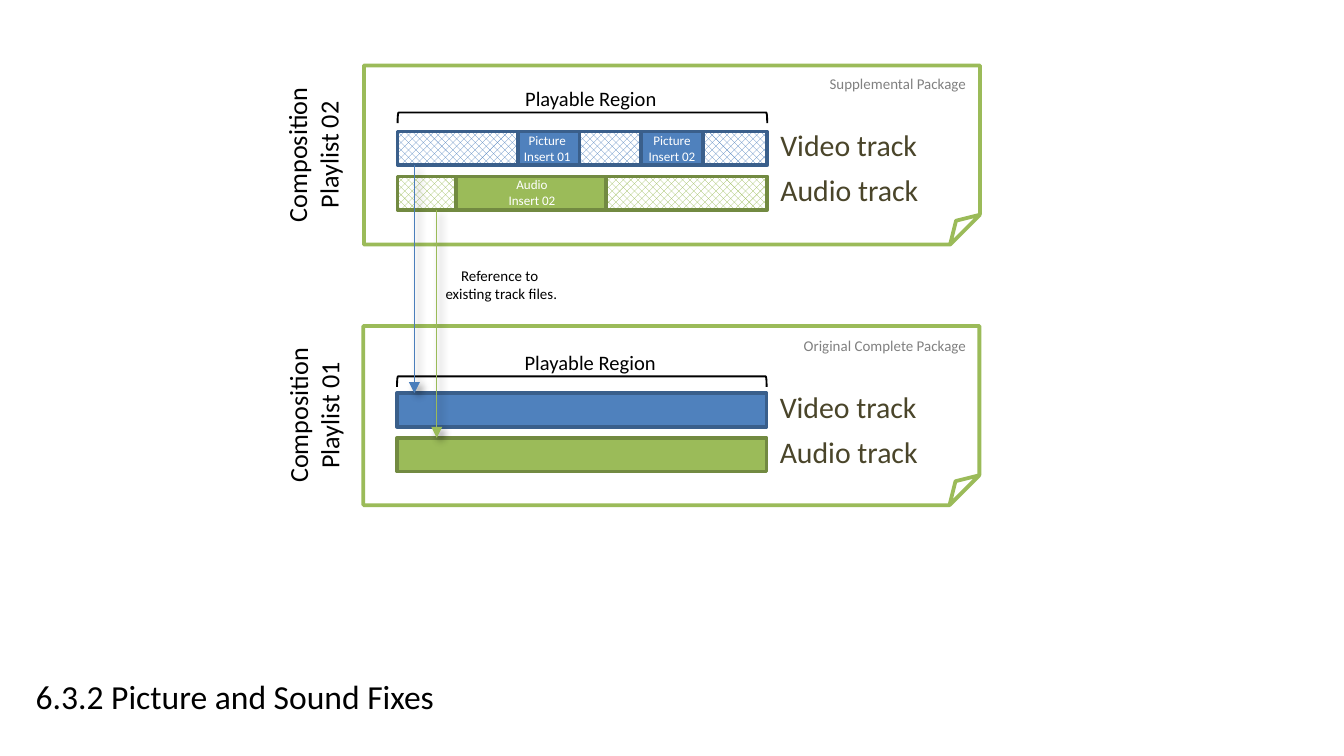
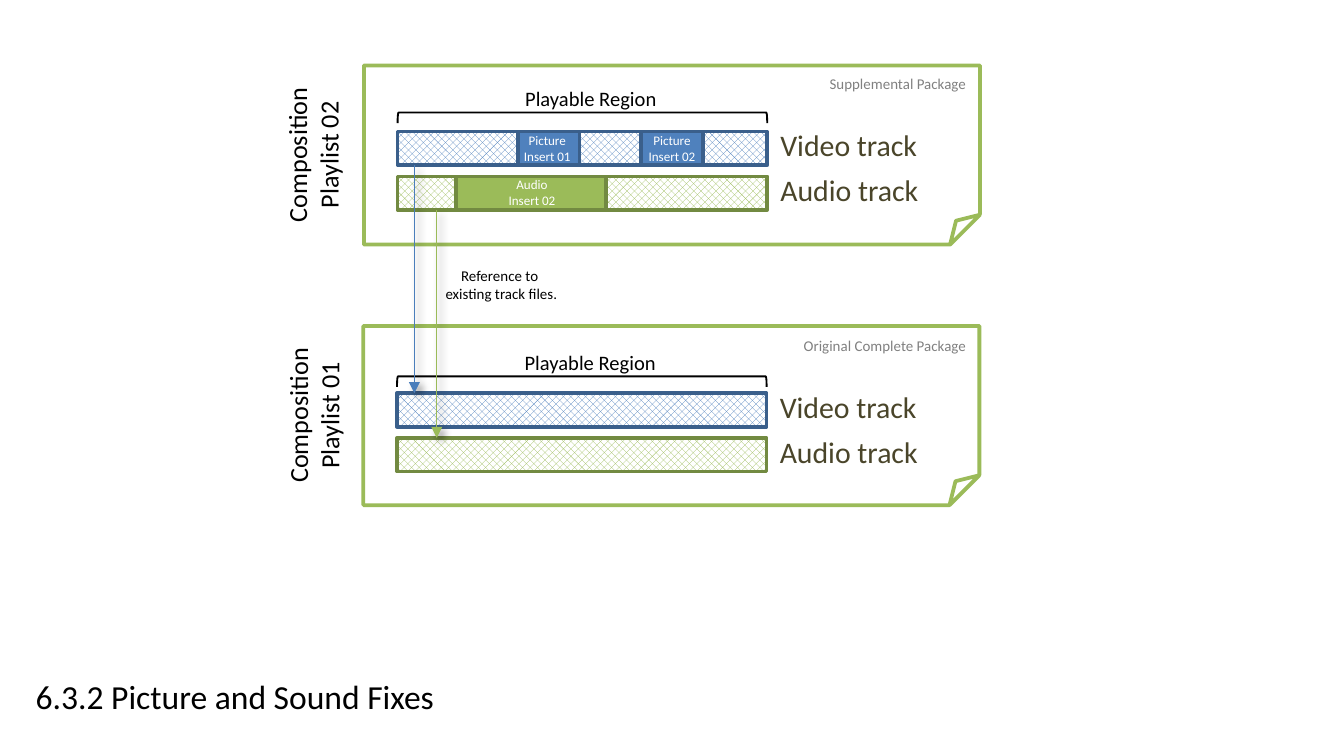
Before and after one commit to imfug/002-pkg-and-delivery, a slide deck: slide 3 of diagrams/diagrams.pptx. Drawn at 1344x756 pixels with LibreOffice and Linux fonts; fonts in the diff are those of the drawing. Boxes give left, top, right and bottom in pixels: in the first picture for what was removed or moved away, otherwise in the second. Text is boxed around its words. In the diff, an @@ line names an element or a change of style, - is before the commit and + after.

```diff
--- a/diagrams/diagrams.pptx
+++ b/diagrams/diagrams.pptx
@@ rectangle at box(396, 394, 766, 427): fill #4F81BD to pattern #4F81BD on #FFFFFF @@
@@ rectangle at box(396, 438, 766, 472): fill #9BBB59 to pattern #9BBB59 on #FFFFFF @@
```
Also in this commit, not shown: 2 other files.
